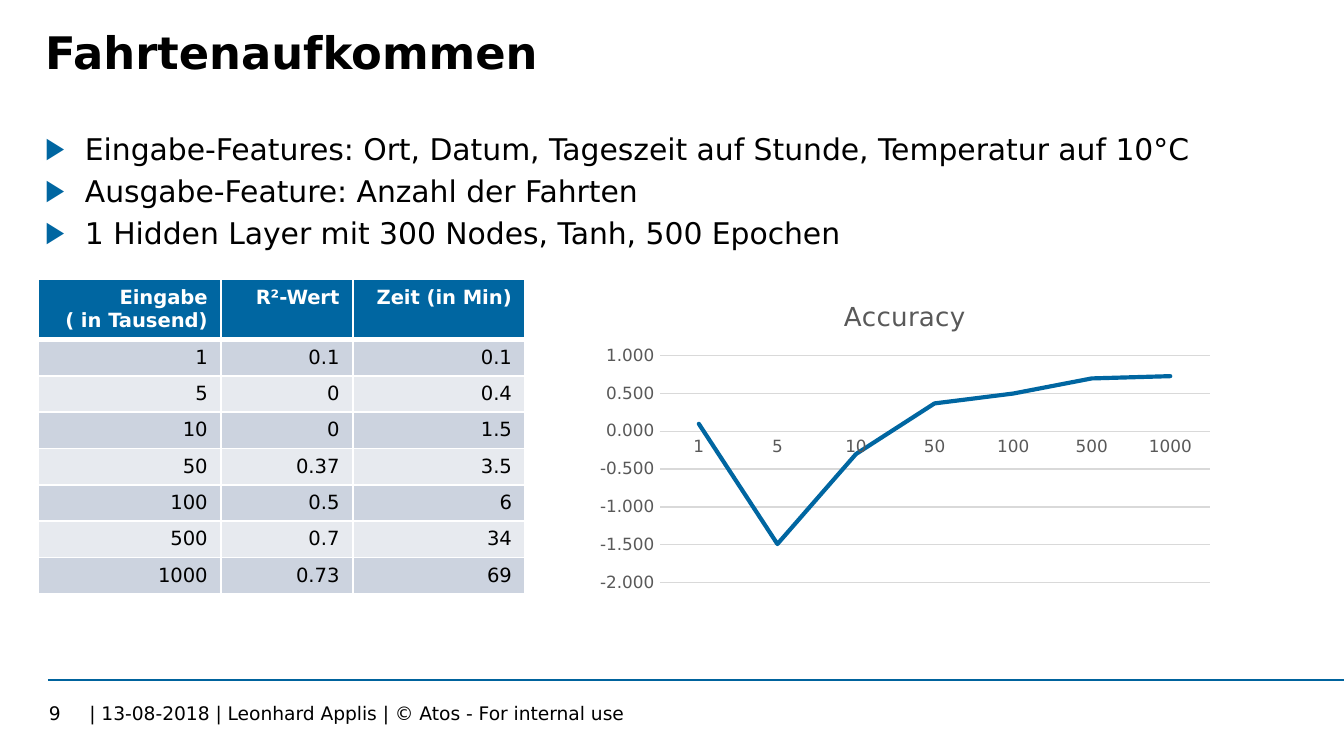
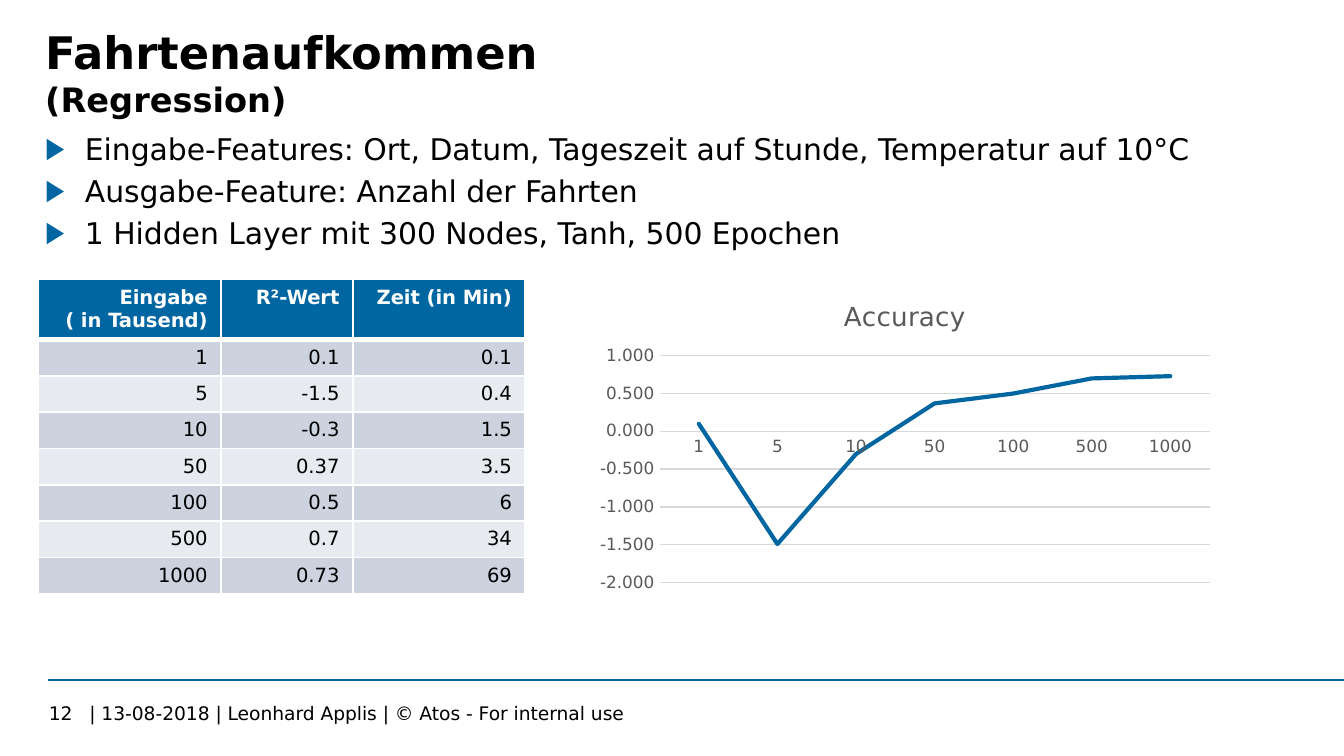
Before and after one commit to Twonki/Bachelorthesis, a slide deck: slide 12 of Bachelor_Zwischenstand.pptx (slide 9 before the commit). Drawn at 1344x756 pixels with LibreOffice and Linux fonts; fonts in the diff are those of the drawing; background and template pictures are left out. Boxes give left, top, right and bottom in pixels: in the first picture for what was removed or moved away, otherwise in the second. Text is boxed around its words. In the diff, an @@ line names an element or a change of style, - is before the commit and + after.

```diff
--- a/Bachelor_Zwischenstand.pptx
+++ b/Bachelor_Zwischenstand.pptx
@@ title at (x1=45, y1=35, x2=537, y2=119): text changed @@
-Fahrtenaufkommen
+Fahrtenaufkommen
+(Regression)
@@ table at (x1=39, y1=280, x2=526, y2=599) @@
-row 3, column 2: 0
+row 3, column 2: -1.5
-row 4, column 2: 0
+row 4, column 2: -0.3
@@ page number at (x1=49, y1=706, x2=73, y2=720): text changed @@
-9
+12
```
Also in this commit, not shown: 4 other slides changed, 3 slides added.
